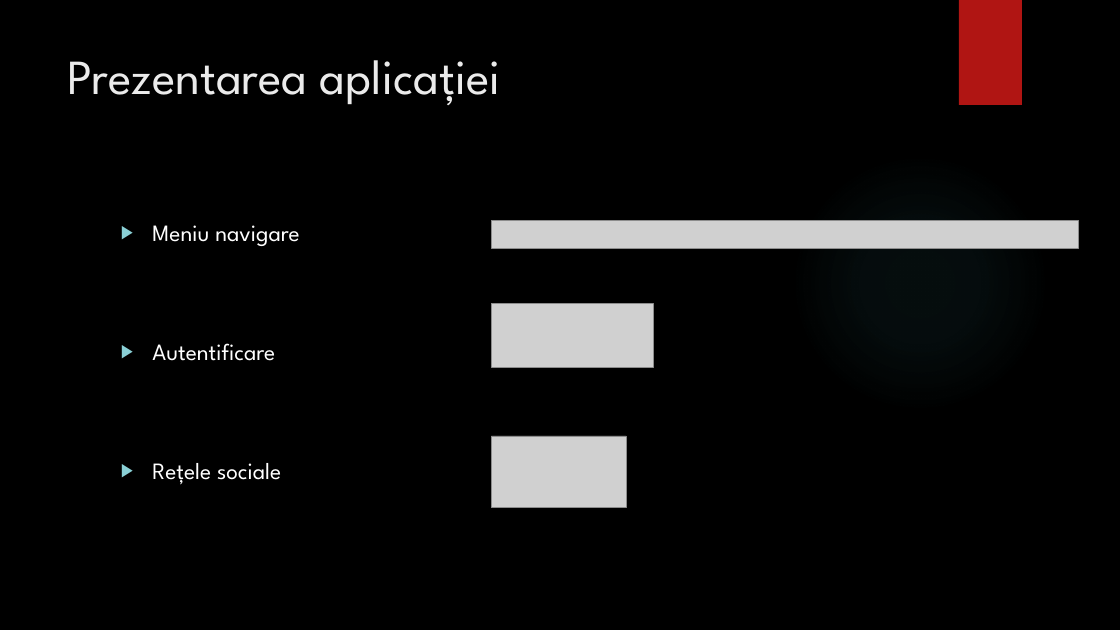
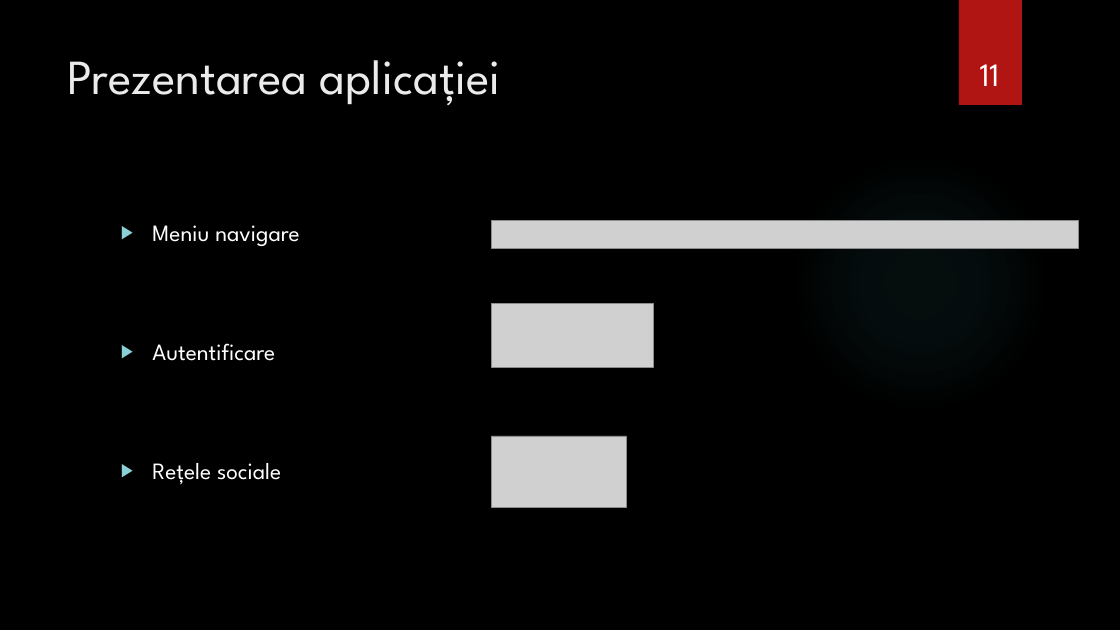
Before and after one commit to bogdanmatra/stoma, a slide deck: slide 11 of documentation/Prezentare_Licenta_Matragociu_Bogdan.pptx. Drawn at 1120x630 pixels with LibreOffice and Linux fonts; fonts in the diff are those of the drawing; grey boxes stand for pictures; background and template pictures are left out. Boxes give left, top, right and bottom in pixels: in the first picture for what was removed or moved away, otherwise in the second. Text is boxed around its words. In the diff, an @@ line names an element or a change of style, - is before the commit and + after.

Commit message:
Prezentare

```diff
--- a/documentation/Prezentare_Licenta_Matragociu_Bogdan.pptx
+++ b/documentation/Prezentare_Licenta_Matragociu_Bogdan.pptx
@@ page number added at bbox=[980, 64, 1000, 86], 28 pt, text #FFFFFF @@
+11
```
Also in this commit, not shown: 20 other slides changed.
